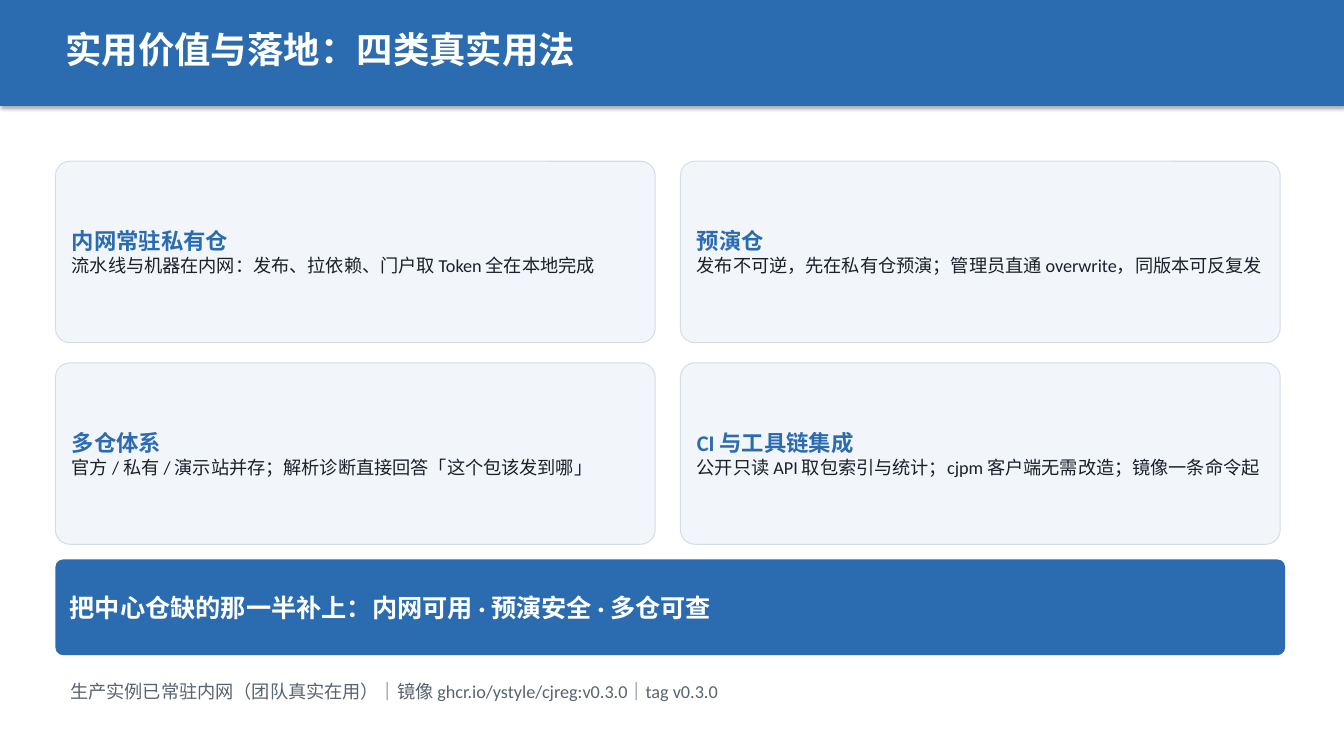
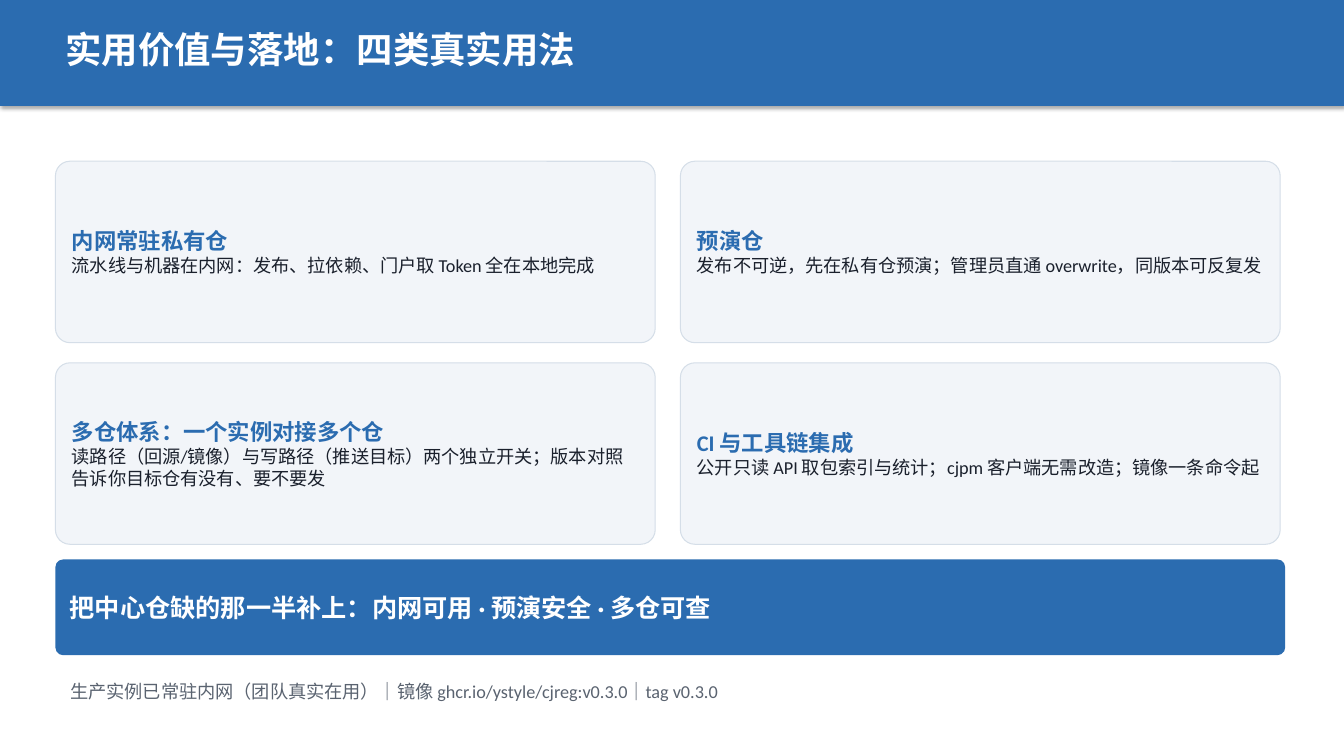
Before and after one commit to ystyle/cjreg, a slide deck: slide 10 of docs/finals-roadshow-v0.3.0.pptx. Drawn at 1344x756 pixels with LibreOffice and Linux fonts; fonts in the diff are those of the drawing. Boxes give left, top, right and bottom in pixels: in the first picture for what was removed or moved away, otherwise in the second. Text is boxed around its words. In the diff, an @@ line names an element or a change of style, - is before the commit and + after.

Commit message:
docs(ppt/qa): 「多仓体系」文案纠正为一个实例对接多个仓 + 补三条问答
原卡片「官方/私有/演示站并存；解析诊断直接回答该发到哪」易被理解成一个实例托管多个仓、
且解析诊断负责决定发布目标 —— 与实现不符。改为强调两件事：
① 读路径（enabled && proxyEnabled：回源/镜像/解析诊断/重拉）与写路径（enabled && asTarget：
发布计划目标）是两个独立开关；② 「该发不该发」由发布计划的版本对照给出，目标是人在创建计划时选的。

答辩手册补 Q13（多仓是对接不是托管）/ Q14（解析诊断 vs 版本对照的职责边界，含 target_error）/
Q15（懒加载镜像，不做全量同步，cacheTtl 与 refetch 的 force 语义）。

```diff
--- a/docs/finals-roadshow-v0.3.0.pptx
+++ b/docs/finals-roadshow-v0.3.0.pptx
@@ text in rounded rectangle at (72,421,624,487): text changed @@
-多仓体系
-官方 / 私有 / 演示站并存；解析诊断直接回答「这个包该发到哪」
+多仓体系：一个实例对接多个仓
+读路径（回源/镜像）与写路径（推送目标）两个独立开关；版本对照告诉你目标仓有没有、要不要发
```
Also in this commit, not shown: 2 other files.
